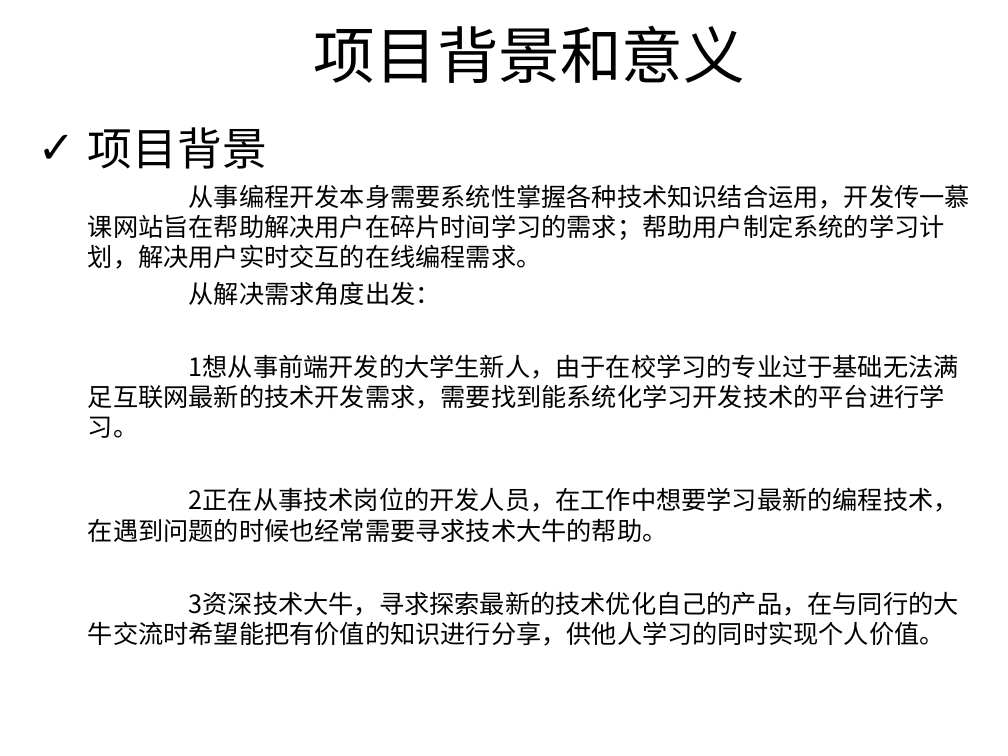
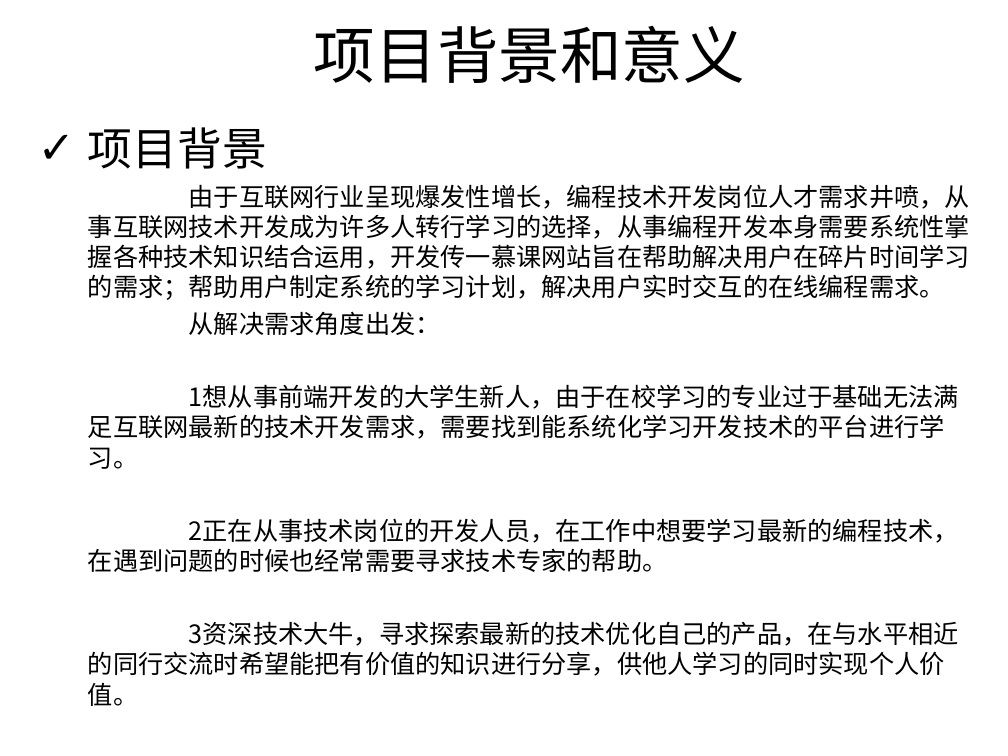
Before and after one commit to chuntong007/CY-work, a slide deck: slide 3 of 一阶项目文件/hx180310林春通一阶评审ppt模板.ppt. Drawn at 1008x756 pixels with LibreOffice and Linux fonts; fonts in the diff are those of the drawing; background and template pictures are left out. Boxes give left, top, right and bottom in pixels: in the first picture for what was removed or moved away, otherwise in the second. Text is boxed around its words. In the diff, an @@ line names an element or a change of style, - is before the commit and + after.

```diff
--- a/一阶项目文件/hx180310林春通一阶评审ppt模板.ppt
+++ b/一阶项目文件/hx180310林春通一阶评审ppt模板.ppt
@@ text at (x1=88, y1=184, x2=970, y2=300): text changed @@
-从事编程开发本身需要系统性掌握各种技术知识结合运用，开发传一慕课网站旨在帮助解决用户在碎片时间学习的需求；帮助用户制定系统的学习计划，解决用户实时交互的在线编程需求。
+由于互联网行业呈现爆发性增长，编程技术开发岗位人才需求井喷，从事互联网技术开发成为许多人转行学习的选择，从事编程开发本身需要系统性掌握各种技术知识结合运用，开发传一慕课网站旨在帮助解决用户在碎片时间学习的需求；帮助用户制定系统的学习计划，解决用户实时交互的在线编程需求。
@@ text at (x1=88, y1=518, x2=959, y2=706): text changed @@
-2正在从事技术岗位的开发人员，在工作中想要学习最新的编程技术，在遇到问题的时候也经常需要寻求技术大牛的帮助。
-3资深技术大牛，寻求探索最新的技术优化自己的产品，在与同行的大牛交流时希望能把有价值的知识进行分享，供他人学习的同时实现个人价值。
+2正在从事技术岗位的开发人员，在工作中想要学习最新的编程技术，在遇到问题的时候也经常需要寻求技术专家的帮助。
+3资深技术大牛，寻求探索最新的技术优化自己的产品，在与水平相近的同行交流时希望能把有价值的知识进行分享，供他人学习的同时实现个人价值。
```
Also in this commit, not shown: 6 other slides changed, 9 slides added, 1 slide removed, 6 other files.
